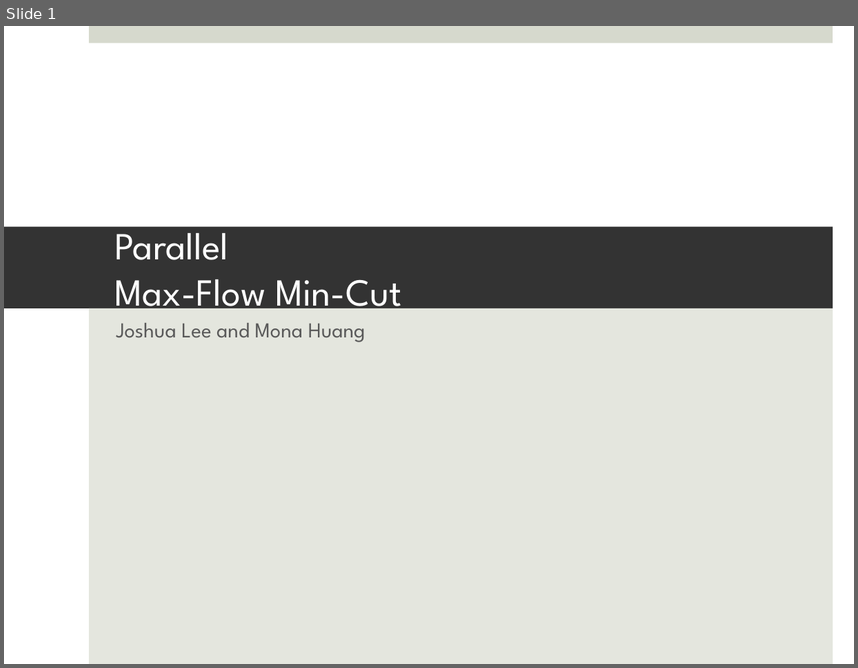
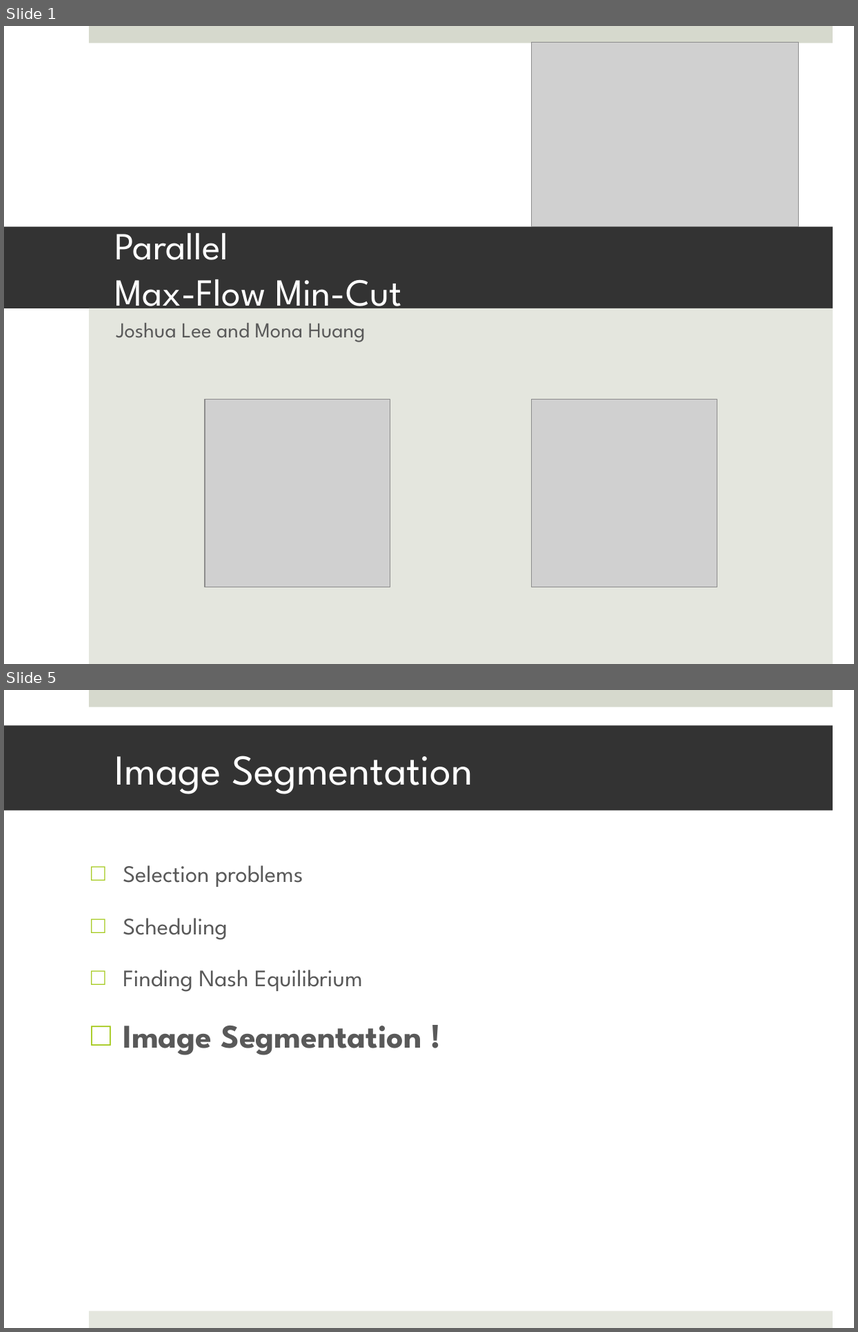
Before and after one commit to joshualee/cs205_final_project, a slide deck: Video Presentation.pptx. Shown one above the other, each under a label of ours: slide 1 before the commit, slides 1 and 5 after it; the slides between them are not shown. The pictures are 858x668 and 858x1332 pixels, drawn with LibreOffice and Linux fonts; fonts in the diff are those of the drawing; grey boxes stand for pictures. Boxes give left, top, right and bottom in pixels: in the first picture for what was removed or moved away, otherwise in the second. Text is boxed around its words. In the diff, an @@ line names an element or a change of style, - is before the commit and + after.

```diff
--- a/Video Presentation.pptx
+++ b/Video Presentation.pptx
@@ slide 5 added at [4,690,854,1328], background #FFFFFF; not listed: 2 template elements that a slide beside it also shows @@
@@ title added at [4,726,833,811], fill #333333, 36 pt, text #FFFFFF @@
+Image Segmentation
@@ text added at [123,865,421,1055], 20 pt, text #595959 @@
+□ Selection problems
+□ Scheduling
+□ Finding Nash Equilibrium
+□ Image Segmentation !
@@ slide 1 changed as well @@
@@ picture added at [532,42,799,227] @@
@@ picture added at [205,399,390,587] @@
@@ picture added at [532,399,717,587] @@
```
Also in this commit, not shown: 1 other slide changed, 2 other slides added, 1 slide removed.
